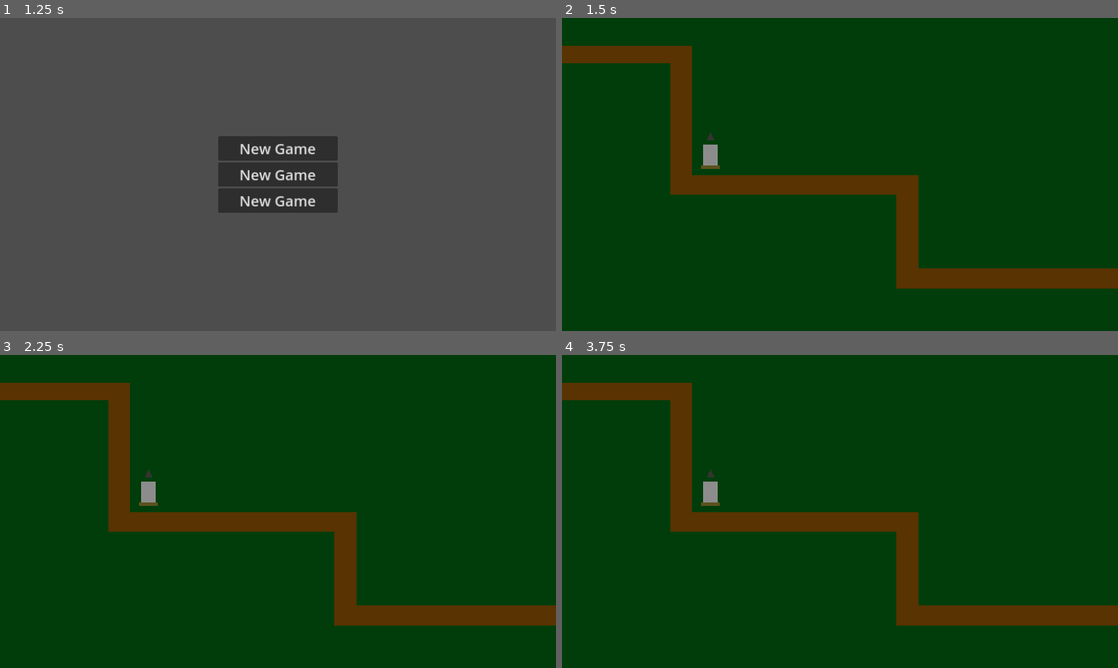
Above: before the commit, frames 1-4 (two rows, left to right).
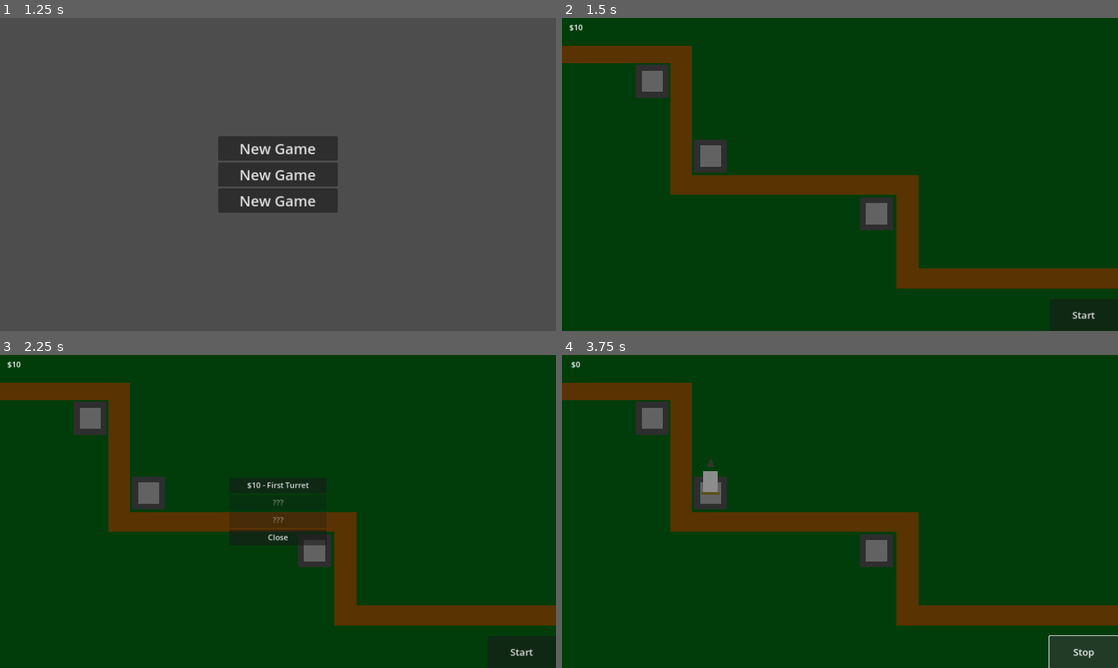
Above: after the commit, the same moments.

Repository: OneBrainCellLeft/Third_Project-WIP
Game: Godot game, scene res://main/main_menu/main_menu.tscn
Two runs of this game, one before a commit and one after it. Both use one fixed random seed, a clock stepped at 60 frames per second and the inputs below.
Inputs (mouse positions are in pixels of both pictures, inside the frame that each line leads up to):
- Up to frame 1 (1.25 s): click "Start" at 0.5 s
- Up to frame 2 (1.5 s): click "New Game" at 1.25 s
- Up to frame 3 (2.25 s): click (150, 492) at 2.02 s
- Up to frame 4 (3.75 s): click (840, 486) at 2.75 s, where only the run after the commit has a clickable "$10 - First Turret"; click (1084, 652) at 3.5 s, where only the run after the commit has a clickable "Start"

Frame 1 is identical in both runs. In frame 2, 2.0% of the frame differs, in the area x 1-96%, y 2-97%; in frame 3, 2.3%; in frame 4, 3.2%, in the area x 1-100%, y 2-100%.

Commit message:
Added a turret shop, a start/stop button and modified some paths
It took a long time for me to figure it out but after a few days  I was finally able to make it all work, had a problem with the spawn of turret with the turret spawner but ultimately found the bug and resolved it, also added a stage number requirement to have more advanced turrets (which I did not create yet) and coins to buy the turret.
I will be moving move scripts around in the future to make it less confusing.

My next objective would be a wave system and I don't know yet how I'm gonna do that, I'll also probably add at least 1 more turret and enemy before the next update!

Diff:
--- a/main/enemies/enemy_1.gd
+++ b/main/enemies/enemy_1.gd
@@ -1,6 +1,6 @@
 extends Node2D
 
-var HP = 3
+var HP = 1
 
 
 func _process(_delta):
@@ -12,6 +12,7 @@
 
 func death():
 	if HP <= 0:
+		Utils.coins += 1
 		queue_free()
 
 
--- /dev/null
+++ b/main/global/turret_spawner.gd
@@ -0,0 +1,63 @@
+extends Node2D
+
+var turret_1 = load("res://main/turrets/first_turret.tscn")
+var empty = true
+
+@onready var ui = $ui_spawner
+@onready var ft = $ui_spawner/Control/VBoxContainer/first_turret
+@onready var st = $ui_spawner/Control/VBoxContainer/second_turret
+@onready var tt = $ui_spawner/Control/VBoxContainer/third_turret
+
+func _ready():
+	turret_check()
+
+
+func spawn_t1():
+	var t_1 = turret_1.instantiate()
+
+	add_child(t_1)
+
+	empty = false
+
+func _on_shop_button_pressed():
+	if empty == true:
+		ui.visible = true
+	elif empty == false:
+		pass
+
+func _on_first_turret_pressed():
+	if Utils.coins >= 10:
+		spawn_t1()
+		Utils.coins -= 10
+		ui.visible = false
+	else:
+		pass
+
+func _on_second_turret_pressed():
+	pass
+
+func _on_third_turret_pressed():
+	pass
+
+func _on_close_pressed():
+	ui.visible = false
+
+func turret_check():
+	if Utils.stage >= 0:
+		ft.text = "$10 - First Turret"
+		st.text = "???"
+		st.disabled = true
+		tt.text = "???"
+		tt.disabled = true
+	if Utils.stage >= 2:
+		ft.text = "$10 - First Turret"
+		st.text = "$20 - Second Turret"
+		st.disabled = false
+		tt.text = "???"
+		tt.disabled = true
+	if Utils.stage >= 3:
+		ft.text = "$10 - First Turret"
+		st.text = "$20 - Second Turret"
+		st.disabled = false
+		tt.text = "$30 - Third Turret"
+		tt.disabled = false
--- /dev/null
+++ b/main/global/turret_spawner.tscn
@@ -0,0 +1,73 @@
+[gd_scene load_steps=3 format=3 uid="uid://bh0kq4hi2g385"]
+
+[ext_resource type="Script" path="res://main/global/turret_spawner.gd" id="1_4llul"]
+
+[sub_resource type="QuadMesh" id="QuadMesh_iheh8"]
+
+[node name="turret_spawner" type="Node2D"]
+script = ExtResource("1_4llul")
+
+[node name="base" type="MeshInstance2D" parent="."]
+modulate = Color(0.180392, 0.180392, 0.180392, 1)
+scale = Vector2(68, 68)
+mesh = SubResource("QuadMesh_iheh8")
+
+[node name="stand" type="MeshInstance2D" parent="."]
+modulate = Color(0.384314, 0.384314, 0.384314, 1)
+scale = Vector2(44, 44)
+mesh = SubResource("QuadMesh_iheh8")
+
+[node name="shop_button" type="Button" parent="."]
+visibility_layer = 0
+offset_left = -22.0
+offset_top = -22.0
+offset_right = 22.0
+offset_bottom = 22.0
+
+[node name="ui_spawner" type="CanvasLayer" parent="."]
+visible = false
+
+[node name="Control" type="Control" parent="ui_spawner"]
+layout_mode = 3
+anchors_preset = 8
+anchor_left = 0.5
+anchor_top = 0.5
+anchor_right = 0.5
+anchor_bottom = 0.5
+grow_horizontal = 2
+grow_vertical = 2
+
+[node name="VBoxContainer" type="VBoxContainer" parent="ui_spawner/Control"]
+layout_mode = 1
+anchors_preset = 8
+anchor_left = 0.5
+anchor_top = 0.5
+anchor_right = 0.5
+anchor_bottom = 0.5
+offset_left = -101.0
+offset_top = -101.0
+offset_right = 101.0
+offset_bottom = 101.0
+grow_horizontal = 2
+grow_vertical = 2
+alignment = 1
+
+[node name="first_turret" type="Button" parent="ui_spawner/Control/VBoxContainer"]
+layout_mode = 2
+
+[node name="second_turret" type="Button" parent="ui_spawner/Control/VBoxContainer"]
+layout_mode = 2
+keep_pressed_outside = true
+
+[node name="third_turret" type="Button" parent="ui_spawner/Control/VBoxContainer"]
+layout_mode = 2
+
+[node name="close" type="Button" parent="ui_spawner/Control/VBoxContainer"]
+layout_mode = 2
+text = "Close"
+
+[connection signal="pressed" from="shop_button" to="." method="_on_shop_button_pressed"]
+[connection signal="pressed" from="ui_spawner/Control/VBoxContainer/first_turret" to="." method="_on_first_turret_pressed"]
+[connection signal="pressed" from="ui_spawner/Control/VBoxContainer/second_turret" to="." method="_on_second_turret_pressed"]
+[connection signal="pressed" from="ui_spawner/Control/VBoxContainer/third_turret" to="." method="_on_third_turret_pressed"]
+[connection signal="pressed" from="ui_spawner/Control/VBoxContainer/close" to="." method="_on_close_pressed"]
--- a/main/global/utils.gd
+++ b/main/global/utils.gd
@@ -1,6 +1,7 @@
 extends Node
 
-var saveium = 0
+var stage = 0
+var coins = 10
 
 var s1 = false
 var s2 = false
@@ -15,15 +16,12 @@
 ###
 
 func Save_Game():
-	saveium += 1
 	var save_file = FileAccess.open(SAVE_PATH, FileAccess.WRITE)
 	var data = {
-	"Saveium" : saveium,
+	"Stage" : stage,
 	}
 	var jstr = JSON.stringify(data)
 	save_file.store_line(jstr)
-
-###
 
 func Load_Game():
 	var save_file = FileAccess.open(SAVE_PATH, FileAccess.READ)
@@ -31,9 +29,7 @@
 		if not save_file.eof_reached():
 			var current_line = JSON.parse_string(save_file.get_line())
 			if current_line:
-				saveium = current_line["Saveium"]
-
-###
+				stage = current_line["Stage"]
 
 func Delete_Game():
 	DirAccess.remove_absolute(SAVE_PATH)
--- a/main/main_menu/start_menu.gd
+++ b/main/main_menu/start_menu.gd
@@ -24,7 +24,6 @@
 	elif Utils.s3 == false:
 		$"container-main_menu/g3".text = "New Game"
 		$"delete_menu/d3".visible = false
-	$Label.text = str(Utils.saveium)
 
 ###
 
--- a/main/main_menu/start_menu.tscn
+++ b/main/main_menu/start_menu.tscn
@@ -71,12 +71,6 @@
 offset_bottom = 403.0
 theme_override_font_sizes/font_size = 30
 
-[node name="Label" type="Label" parent="."]
-visible = false
-layout_mode = 0
-offset_right = 184.0
-offset_bottom = 53.0
-
 [node name="delete_confirm" type="CanvasLayer" parent="."]
 visible = false
 
--- a/main/maps/Tutorial/spawner.gd
+++ b/main/maps/Tutorial/spawner.gd
@@ -1,15 +1,34 @@
 extends Node2D
 
-var enemy_1 = load("res://main/maps/Tutorial/starter_area_pathing.tscn")
+var enemy_1 = load("res://main/global/enemy_1_pathing.tscn")
+
+var t_on = false
+
+@onready var timer = $spawn_timer
+@onready var button = $"../hud/start_button"
+
+func _physics_process(_delta):
+	if t_on == false:
+		button.text = "Start"
+	if t_on == true:
+		button.text = "Stop"
+
+	$"../hud/$_count".text = "$" + str(Utils.coins)
 
 ###
+
+func _on_start_button_pressed():
+	if t_on == false:
+		timer.start()
+		t_on = true
+	elif t_on == true:
+		timer.stop()
+		t_on = false
 
 func spawn():
 	var spawnling = enemy_1.instantiate()
 
 	add_child(spawnling)
 
-###
-
 func _on_spawn_timer_timeout():
 	spawn()
--- a/main/maps/Tutorial/starter_area.tscn
+++ b/main/maps/Tutorial/starter_area.tscn
@@ -1,7 +1,7 @@
 [gd_scene load_steps=5 format=3 uid="uid://tydtuudl4jkh"]
 
+[ext_resource type="PackedScene" uid="uid://bh0kq4hi2g385" path="res://main/global/turret_spawner.tscn" id="2_1rvbm"]
 [ext_resource type="Script" path="res://main/maps/Tutorial/spawner.gd" id="2_55rh5"]
-[ext_resource type="PackedScene" uid="uid://b70dt0n1h3k1q" path="res://main/turrets/first_turret.tscn" id="2_521i8"]
 
 [sub_resource type="QuadMesh" id="QuadMesh_omkm5"]
 
@@ -52,9 +52,40 @@
 
 [node name="spawn_timer" type="Timer" parent="spawner"]
 wait_time = 2.0
-autostart = true
 
-[node name="first_turret" parent="." instance=ExtResource("2_521i8")]
-position = Vector2(308, 291)
+[node name="hud" type="Control" parent="."]
+layout_mode = 3
+anchors_preset = 0
+offset_right = 40.0
+offset_bottom = 40.0
+
+[node name="start_button" type="Button" parent="hud"]
+layout_mode = 0
+offset_left = 1010.0
+offset_top = 582.0
+offset_right = 1152.0
+offset_bottom = 648.0
+theme_override_font_sizes/font_size = 20
+text = "Start
+"
+
+[node name="$_count" type="Label" parent="hud"]
+layout_mode = 0
+offset_left = 9.0
+offset_top = 8.0
+offset_right = 49.0
+offset_bottom = 31.0
+horizontal_alignment = 1
+vertical_alignment = 1
+
+[node name="turret_spawner" parent="." instance=ExtResource("2_1rvbm")]
+position = Vector2(308, 286)
+
+[node name="turret_spawner2" parent="." instance=ExtResource("2_1rvbm")]
+position = Vector2(187, 131)
+
+[node name="turret_spawner3" parent="." instance=ExtResource("2_1rvbm")]
+position = Vector2(652, 405)
 
 [connection signal="timeout" from="spawner/spawn_timer" to="spawner" method="_on_spawn_timer_timeout"]
+[connection signal="pressed" from="hud/start_button" to="spawner" method="_on_start_button_pressed"]
--- a/main/turrets/first_turret.gd
+++ b/main/turrets/first_turret.gd
@@ -2,7 +2,6 @@
 
 var bullet = preload("res://main/turrets/bullet.tscn")
 
-@onready var bullet_spawn = $turret_visual/turret_head/pos/Marker2D
 @onready var head = $turret_visual/turret_head
 @onready var timer = $shooting_timer
 
@@ -16,9 +15,14 @@
 		curr_targ = enemies [0]
 		head.look_at(curr_targ.global_position)
 
+###
+
 func _on_detection_area_area_entered(area):
 	if area.is_in_group("Enemies"):
 		enemies.push_back(area)
+	if area.is_in_group("Turrets"):
+		return
+	if curr_targ != enemies [0]:
 		timer.start()
 
 func _on_detection_area_area_exited(area):
@@ -27,14 +31,12 @@
 
 func shoot():
 	var b = bullet.instantiate()
-	b.position = bullet_spawn.global_position
-
-	b.vel = curr_targ.global_position - b.position
 
 	get_parent().add_child(b)
 
+	b.global_position = head.global_position
 
-
+	b.vel = curr_targ.global_position - b.global_position
 
 func _on_shooting_timer_timeout():
 	if enemies != []:
--- a/main/turrets/first_turret.tscn
+++ b/main/turrets/first_turret.tscn
@@ -12,9 +12,10 @@
 [sub_resource type="QuadMesh" id="QuadMesh_adw5w"]
 
 [node name="first_turret" type="Node2D"]
+position = Vector2(0, -17)
 script = ExtResource("1_us17y")
 
-[node name="detection_area" type="Area2D" parent="."]
+[node name="detection_area" type="Area2D" parent="." groups=["Turrets"]]
 
 [node name="area_shape" type="CollisionShape2D" parent="detection_area"]
 shape = SubResource("CircleShape2D_ojxpl")
@@ -26,11 +27,6 @@
 position = Vector2(0, -46)
 scale = Vector2(16, -17.7129)
 mesh = SubResource("PrismMesh_bb3f6")
-
-[node name="pos" type="Node2D" parent="turret_visual/turret_head"]
-
-[node name="Marker2D" type="Marker2D" parent="turret_visual/turret_head/pos"]
-position = Vector2(0.8125, 0)
 
 [node name="turret_body" type="MeshInstance2D" parent="turret_visual"]
 modulate = Color(0.54902, 0.54902, 0.54902, 1)
Not shown: 2 places in main/global/enemy_1_pathing.tscn that only renumber resources
